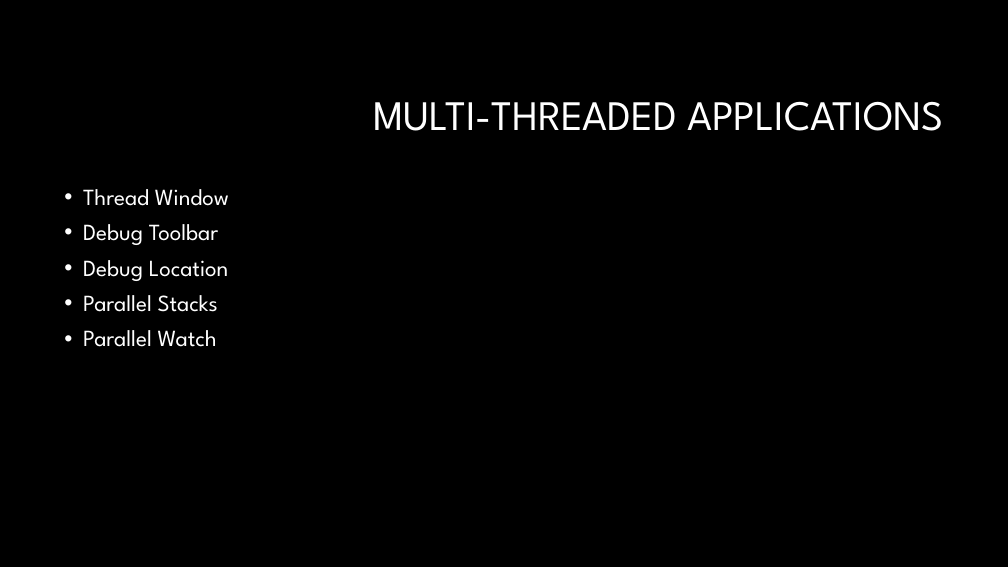
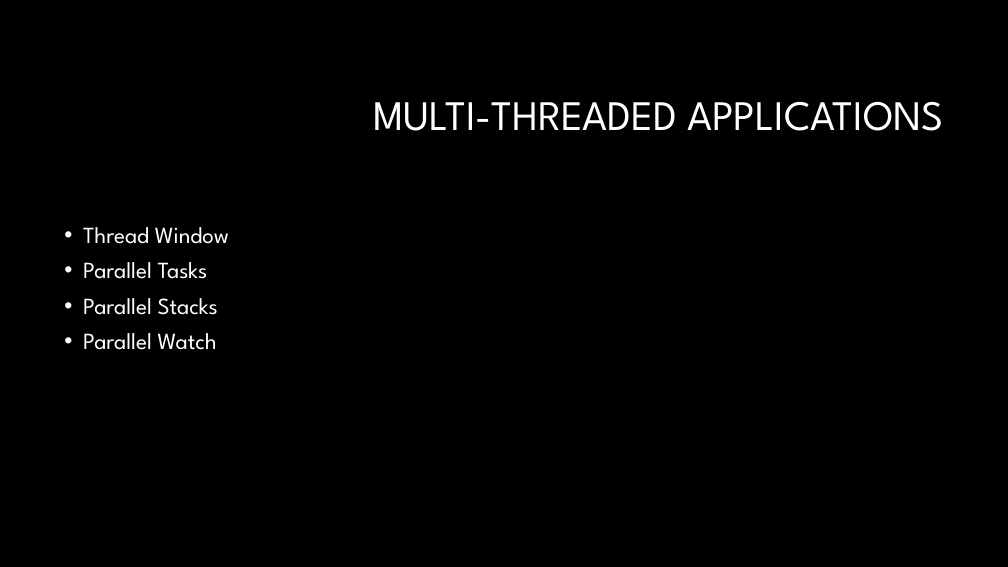
Before and after one commit to GBPhilip/Debugging, a slide deck: slide 8 of Debugging1.pptx (slide 13 before the commit). Drawn at 1008x567 pixels with LibreOffice and Linux fonts; fonts in the diff are those of the drawing; background and template pictures are left out. Boxes give left, top, right and bottom in pixels: in the first picture for what was removed or moved away, otherwise in the second. Text is boxed around its words. In the diff, an @@ line names an element or a change of style, - is before the commit and + after.

```diff
--- a/Debugging1.pptx
+++ b/Debugging1.pptx
@@ text at (83,262,208,279): text changed @@
-• Debug Toolbar
-• Debug Location
+• Parallel Tasks
```
Also in this commit, not shown: 9 other slides changed, 48 slides removed, 5 other files.
